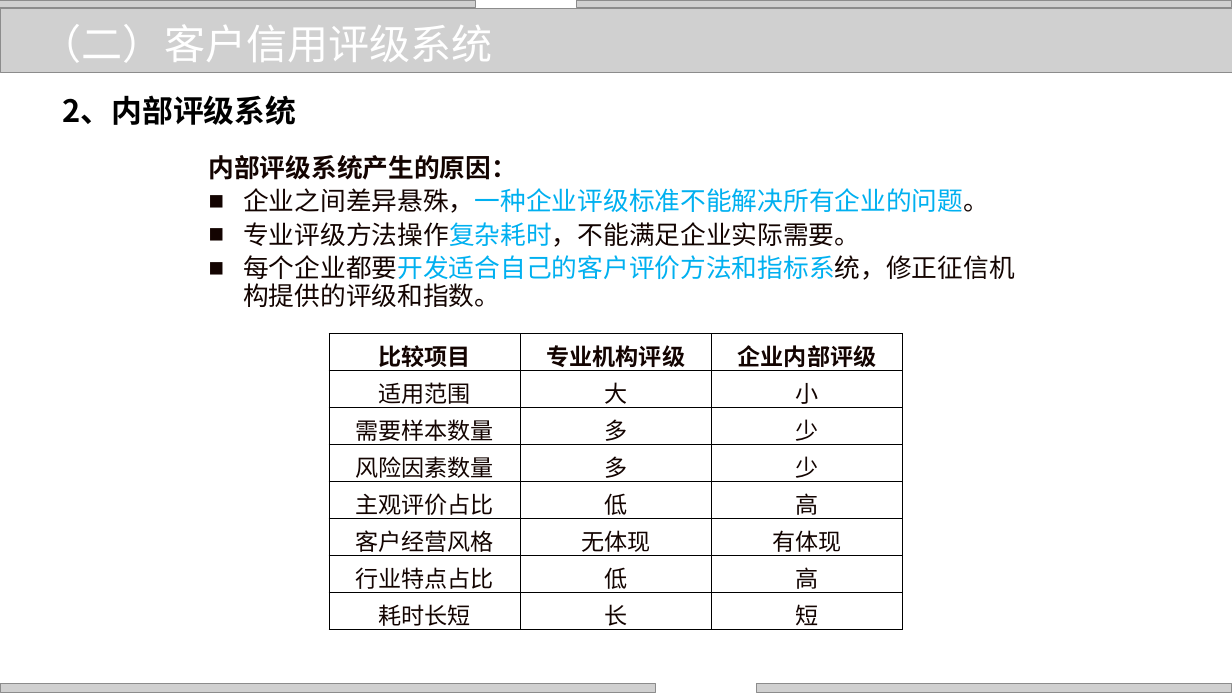
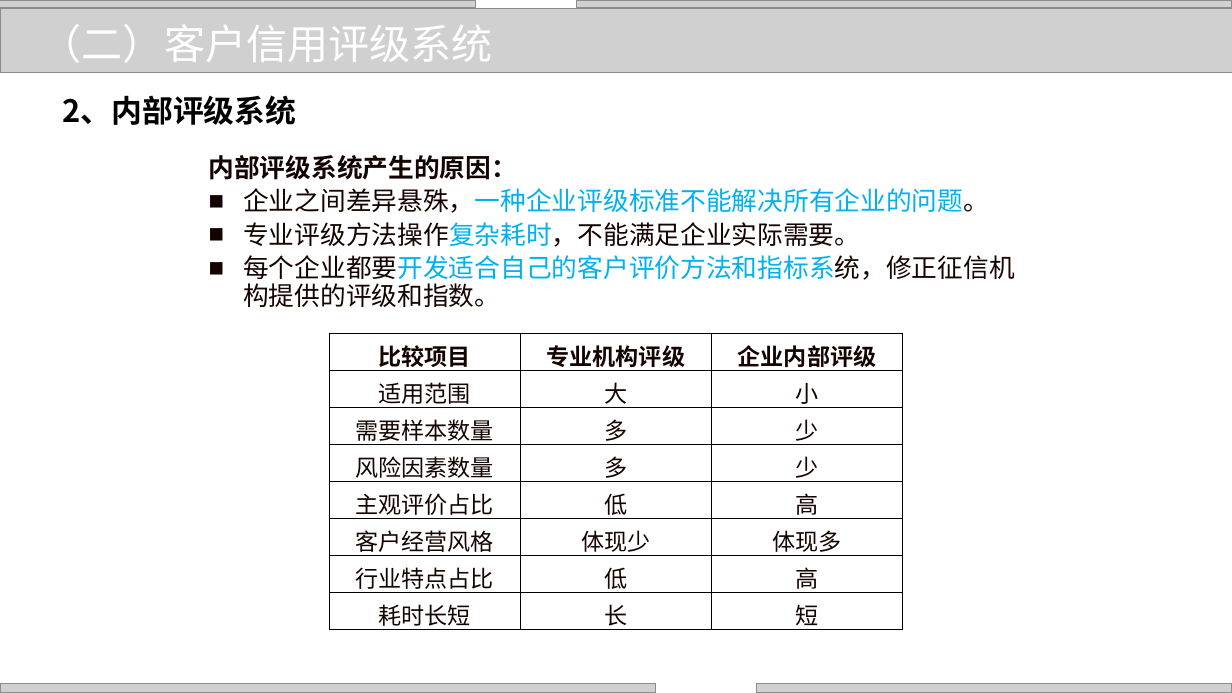
Before and after one commit to zhangjianzhang/internet_credit, a slide deck: slide 29 of files/slides/lecture_9.pptx. Drawn at 1232x693 pixels with LibreOffice and Linux fonts; fonts in the diff are those of the drawing; grey boxes stand for pictures; background and template pictures are left out. Boxes give left, top, right and bottom in pixels: in the first picture for what was removed or moved away, otherwise in the second. Text is boxed around its words. In the diff, an @@ line names an element or a change of style, - is before the commit and + after.

```diff
--- a/files/slides/lecture_9.pptx
+++ b/files/slides/lecture_9.pptx
@@ table at box(329, 334, 903, 630) @@
-row 6, column 2: 无体现
+row 6, column 2: 体现少
-row 6, column 3: 有体现
+row 6, column 3: 体现多
```
Also in this commit, not shown: 9 other slides changed, 5 other files.
